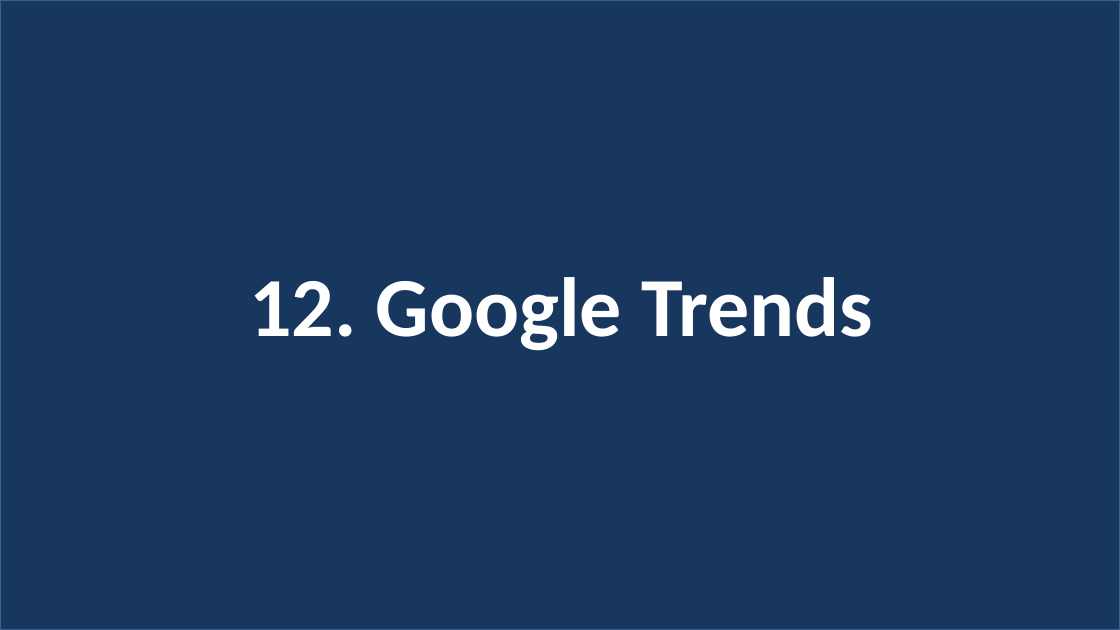
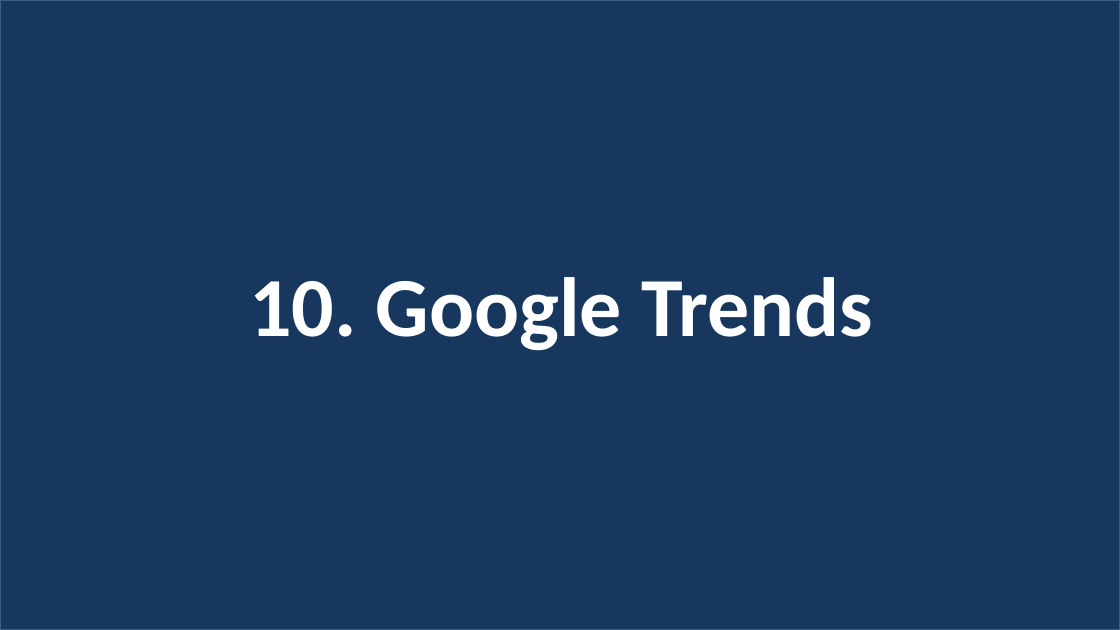
Before and after one commit to web37-ortdnipro/lesson14, a slide deck: slide 29 of lesson14.pptx (slide 35 before the commit). Drawn at 1120x630 pixels with LibreOffice and Linux fonts; fonts in the diff are those of the drawing. Boxes give left, top, right and bottom in pixels: in the first picture for what was removed or moved away, otherwise in the second. Text is boxed around its words. In the diff, an @@ line names an element or a change of style, - is before the commit and + after.

```diff
--- a/lesson14.pptx
+++ b/lesson14.pptx
@@ text at (249,277,873,351): text changed @@
-12. Google Trends
+10. Google Trends
```
Also in this commit, not shown: 1 other slide changed, 6 slides removed, 2 other files.
